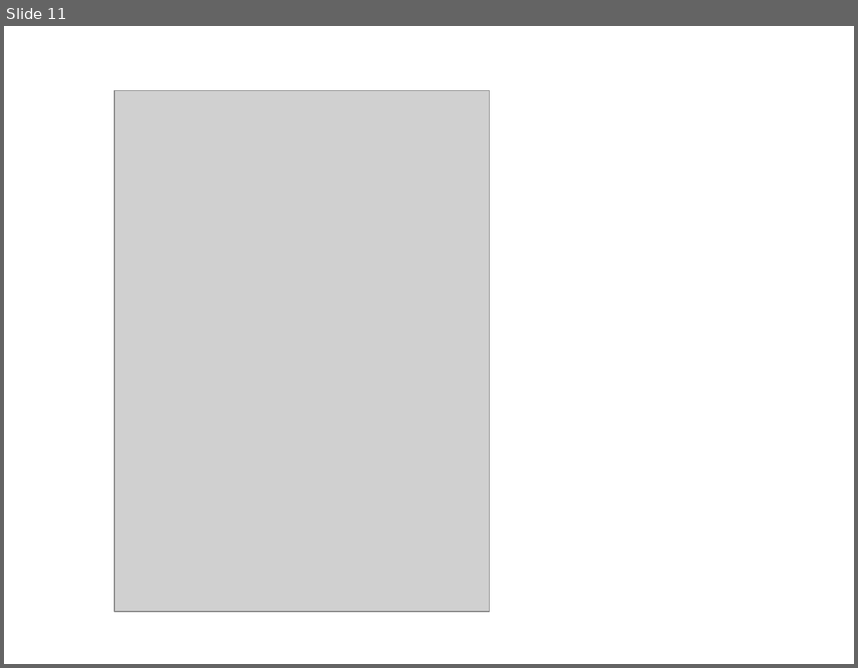
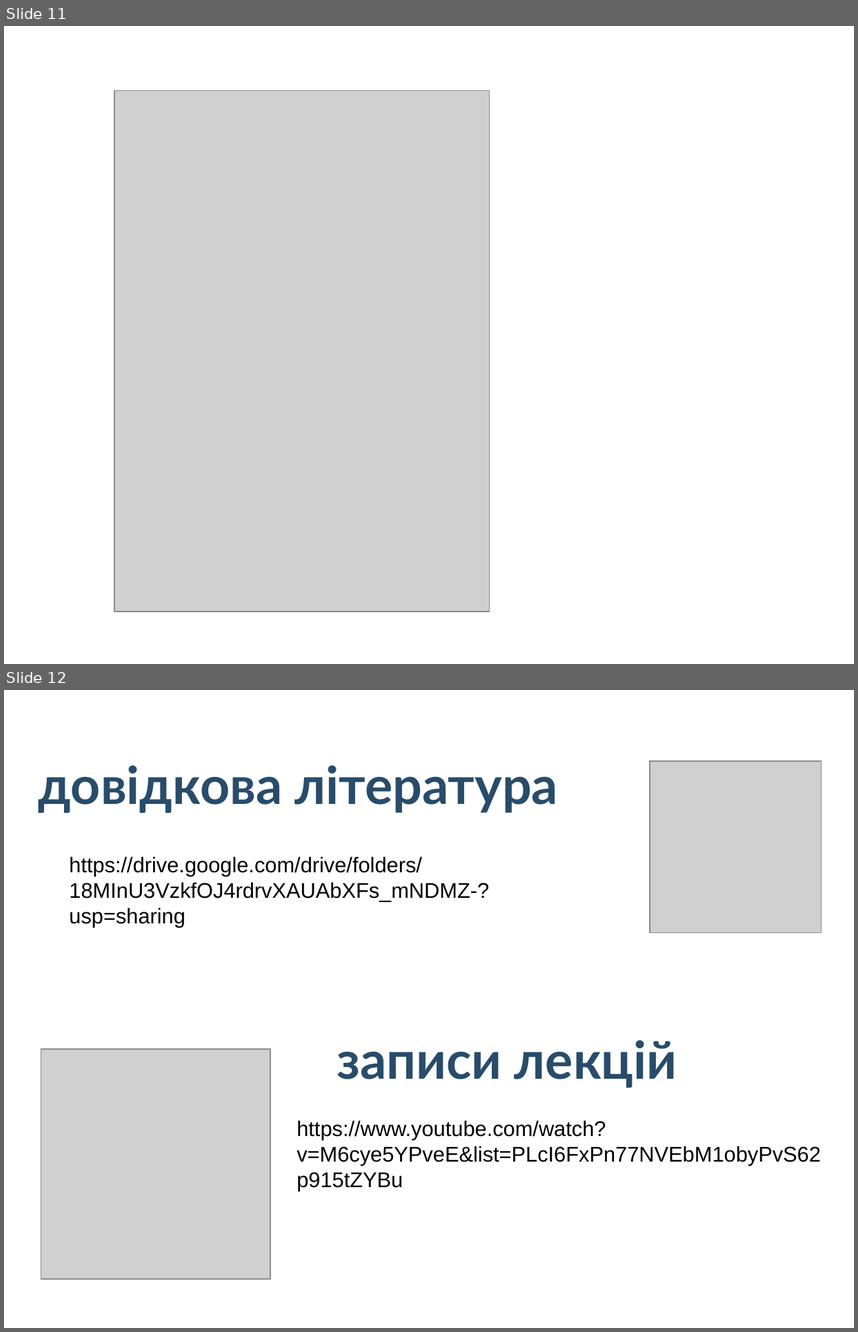
Before and after one commit to l432/NMK, a slide deck: Lecture/Nets/present/Vstup.ppt. Shown one above the other, each under a label of ours: slide 11 before the commit, slides 11 and 12 after it. The pictures are 858x668 and 858x1332 pixels, drawn with LibreOffice and Linux fonts; fonts in the diff are those of the drawing; grey boxes stand for pictures; background and template pictures are left out. Boxes give left, top, right and bottom in pixels: in the first picture for what was removed or moved away, otherwise in the second. Text is boxed around its words. In the diff, an @@ line names an element or a change of style, - is before the commit and + after.

```diff
--- a/Lecture/Nets/present/Vstup.ppt
+++ b/Lecture/Nets/present/Vstup.ppt
@@ slide 12 added at (4, 690, 854, 1328), background picture (left out) @@
@@ text added at (38, 765, 558, 813), 44 pt, text #284C6A, bold @@
+довідкова література
@@ picture added at (650, 761, 822, 933) @@
@@ text added at (69, 856, 489, 927), 18 pt, text #000000 @@
+https://drive.google.com/drive/folders/18MInU3VzkfOJ4rdrvXAUAbXFs_mNDMZ-?usp=sharing
@@ text added at (337, 1040, 677, 1087), 44 pt, text #284C6A, bold @@
+записи лекцій
@@ picture added at (41, 1049, 270, 1279) @@
@@ text added at (297, 1120, 821, 1165), 18 pt, text #000000 @@
+https://www.youtube.com/watch?v=M6cye5YPveE&list=PLcI6FxPn77NVEbM1obyPvS62p915tZYBu
```
Also in this commit, not shown: 2 other files.
